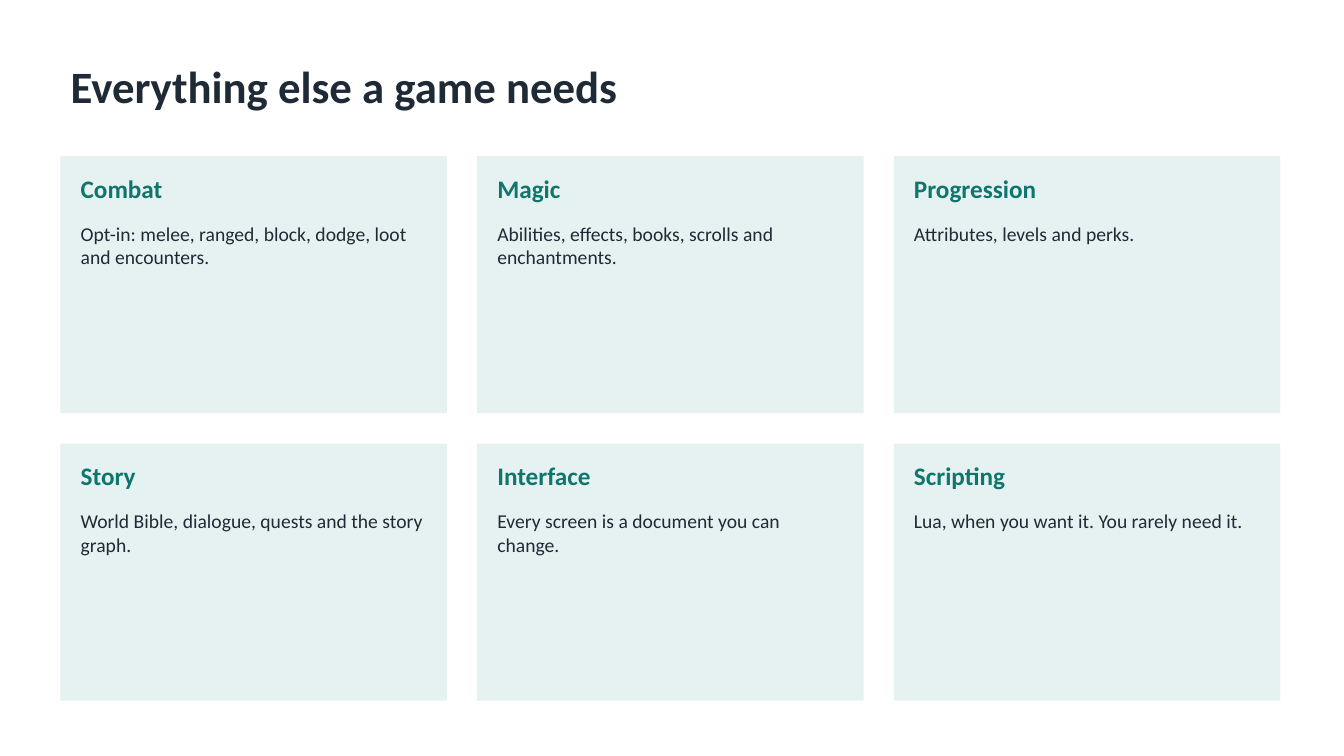
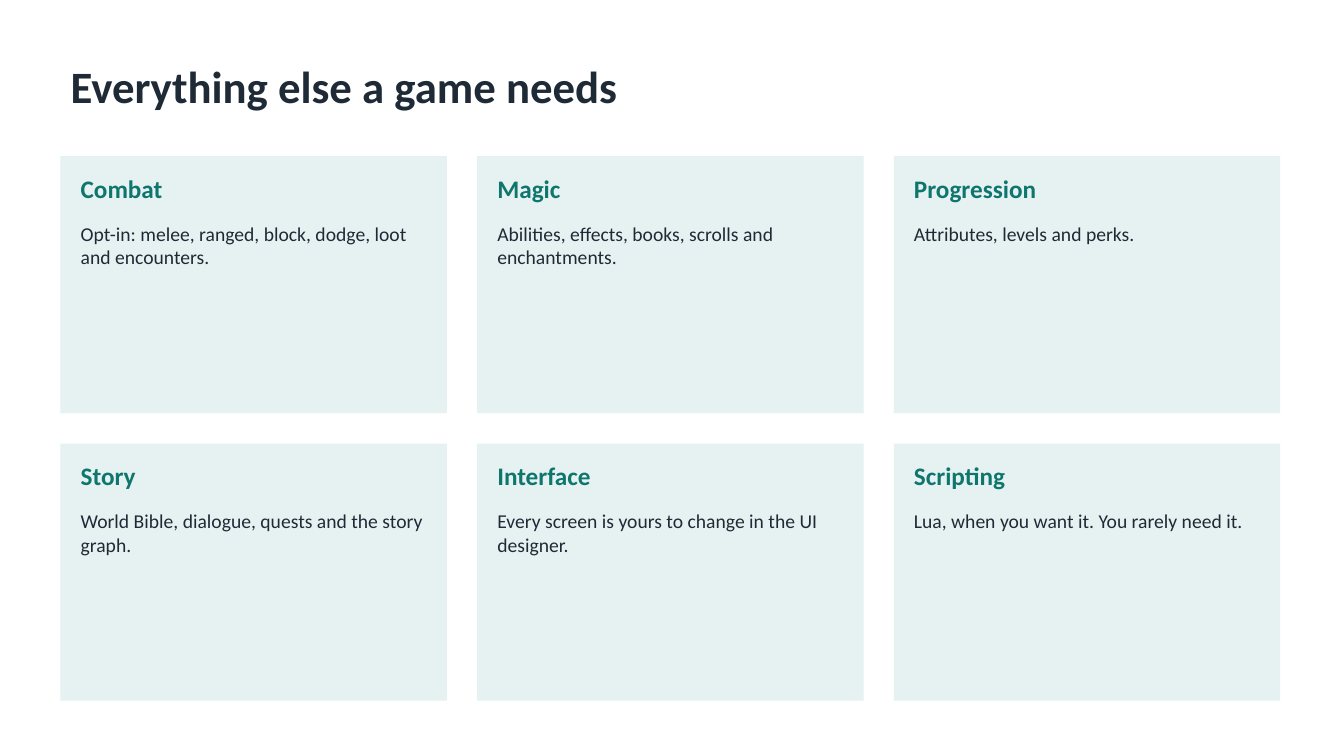
Before and after one commit to cuneyttyler/ai-gameengine-standalone, a slide deck: slide 15 of docs/manuals/AIGE-User-Guide.pptx. Drawn at 1344x756 pixels with LibreOffice and Linux fonts; fonts in the diff are those of the drawing. Boxes give left, top, right and bottom in pixels: in the first picture for what was removed or moved away, otherwise in the second. Text is boxed around its words. In the diff, an @@ line names an element or a change of style, - is before the commit and + after.

```diff
--- a/docs/manuals/AIGE-User-Guide.pptx
+++ b/docs/manuals/AIGE-User-Guide.pptx
@@ text at (497, 514, 818, 556): text changed @@
-Every screen is a document you can change.
+Every screen is yours to change in the UI designer.
```
Also in this commit, not shown: 4 slides added, 29 other files.
